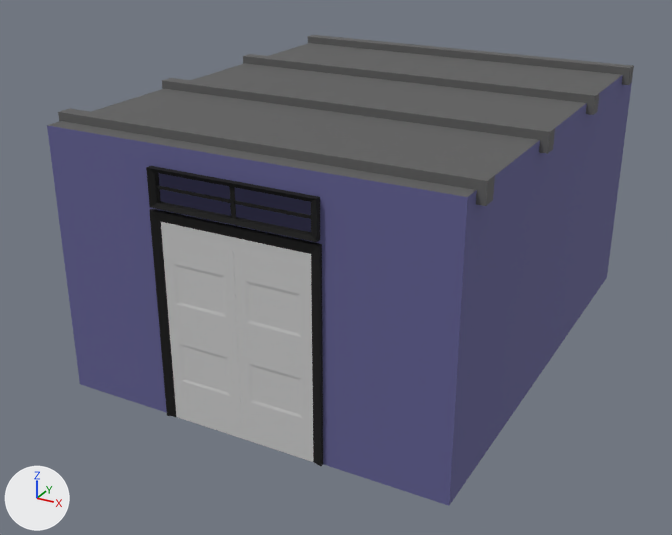
An edit to the FBX model LastNightOfJohnDoe/Assets/FBX/Rooms/Hall_GEO.FBX, drawn before and after from the same camera.
Camera for both pictures: a 50 mm lens placed at (-2.44, -6.12, 5.45), pointed at (-7.44, 2.97, 0.91). Arrows for +X, +Y and +Z are at lower left; the lights stay in place. Where no turn or scale is listed for an object, it has been applied to the vertices. Vertices at the same position are counted once.

The scene before the commit, as lines of its bpy script (objects in view):
```python
me_mesh = bpy.data.meshes.new('Mesh')
me_mesh.from_pydata(...)  # 12 vertices, 9 faces; spans x -2.68..1.82, y -2.91..2.91, z 0.0..3.0
# faces by material slot: [7, 1, 1]
me_mesh.materials.append(mat_paredes_mat)  # its picture is missing
me_mesh.materials.append(mat_suelo_mat)  # its picture is missing
me_mesh.materials.append(mat_techo_mat)  # its picture is missing
me_mesh_004 = bpy.data.meshes.new('Mesh.004')
me_mesh_004.from_pydata(...)  # 192 vertices, 312 faces; spans x -2.06..-0.17, y -0.03..0.14, z 0.0..2.34
# faces by material slot: [28, 36, 96, 136, 16]
me_mesh_004.materials.append(mat_material__1146)  # light grey #cacaca
me_mesh_004.materials.append(mat_marco_mat)  # black #000000
me_mesh_004.materials.append(mat_material__1148)  # light grey #cacaca
me_mesh_004.materials.append(mat_material__1150)  # light grey #cacaca
me_mesh_004.materials.append(mat_material__1151)  # light grey #cacaca
me_mesh_005 = bpy.data.meshes.new('Mesh.005')
me_mesh_005.from_pydata(...)  # a box spanning x -5.59..-0.98, y -2.71..-2.54, z 2.88..3.09; a box spanning x -5.59..-0.98, y -4.38..-4.21, z 2.88..3.09; a box spanning x -5.59..-0.98, y -6.05..-5.89, z 2.88..3.09; a box spanning x -5.59..-0.98, y -7.73..-7.56, z 2.88..3.09
me_mesh_005.materials.append(mat_techo_mat)  # its picture is missing
ob_door_002 = bpy.data.objects.new('Door_002', me_mesh_004)
ob_door_002.location = (-6.06, 0.48, 0.0)
ob_hall_geo = bpy.data.objects.new('Hall_GEO', me_mesh)
ob_hall_geo.location = (-6.71, 3.41, 0.0)
ob_object003 = bpy.data.objects.new('Object003', me_mesh_005)
ob_object003.location = (-3.83, 8.42, 0.0)
# also in view: 'VENTANA_GEO007' at (-7.16, 0.49, 2.57)
```
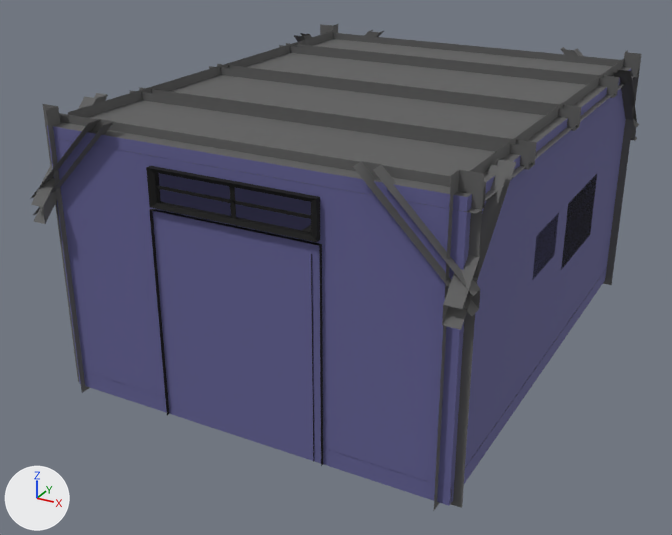
The change, as a diff of the scene's bpy script:
```diff
--- a/LastNightOfJohnDoe/Assets/FBX/Rooms/Hall_GEO.FBX.py
+++ b/LastNightOfJohnDoe/Assets/FBX/Rooms/Hall_GEO.FBX.py
@@ mat_alfomfra_01_mat @@
+mat_alfomfra_01_mat = principled_material('Alfomfra_01_MAT')
+mat_alfomfra_01_mat.base_color = (0.0314, 0.0314, 0.0314)  # black #323232
+mat_alfomfra_01_mat.roughness = 0.859
@@ me_mesh_004 @@
 # used by ob_door_002; location = (-6.06, 0.48, 0.0)
-me_mesh_004.from_pydata(...)  # 192 vertices, 312 faces; spans x -2.06..-0.17, y -0.03..0.14, z 0.0..2.34
+me_mesh_004.from_pydata(...)  # 150 vertices, 218 faces; spans x -2.06..-0.17, y -0.03..0.14, z 0.0..2.34
+# me_mesh_004 part 1
+# 42 vertices are removed from x -1.96..-0.38, y 0.0..0.06, z 0.0..2.22
+# 101 faces are deleted
+# 7 new faces join them, mat_material__1150 (light grey #cacaca)
 me_mesh_004.materials.append(mat_material__1146)
@@ me_mesh_004 @@
 me_mesh_004.materials.append(mat_material__1150)
-me_mesh_004.materials.append(mat_material__1151)  # light grey #cacaca
@@ me_mesh_008 @@
+me_mesh_008.from_pydata(...)  # 12 vertices, 10 faces; spans x -0.072..0.0, y -0.631..0.631, z -0.403..0.403
+# faces by material slot: [9, 1]
+me_mesh_008.materials.append(mat_marco_mat)  # black #000000
+me_mesh_008.materials.append(mat_alfomfra_01_mat)  # black #323232
@@ me_mesh_005_1 @@
+me_mesh_005_1.from_pydata(...)  # 136 vertices, 98 faces; spans x -5.82..-0.93, y -8.16..-1.83, z -0.06..3.18
+me_mesh_005_1.materials.append(mat_techo_mat)  # its picture is missing
@@ me_mesh_010 @@
+me_mesh_010.from_pydata(...)  # 24 vertices, 20 faces; spans x -0.07..0.0, y -0.21..1.44, z -0.35..0.42
+# faces by material slot: [18, 2]
+me_mesh_010.materials.append(mat_marco_mat)  # black #000000
+me_mesh_010.materials.append(mat_alfomfra_01_mat)  # black #323232
@@ ob_object003 @@
-ob_object003 = bpy.data.objects.new('Object003', me_mesh_005)
-ob_object003.location = (-3.83, 8.42, 0.0)
@@ ob_box001 @@
+ob_box001 = bpy.data.objects.new('Box001', me_mesh_008)
+ob_box001.location = (-4.89, 4.32, 1.54)
@@ ob_vigas_hall @@
+ob_vigas_hall = bpy.data.objects.new('Vigas_Hall', me_mesh_005_1)
+ob_vigas_hall.location = (-3.83, 8.42, 0.0)
@@ ob_box002 @@
+ob_box002 = bpy.data.objects.new('Box002', me_mesh_010)
+ob_box002.location = (-4.89, 1.89, 1.54)
```

Where the change shows, as pixel boxes [x1, y1, x2, y2] in the pictures (672 x 535 px):
'Vigas_Hall', added: after [31, 24, 642, 510]
'Object003', deleted: before [58, 35, 634, 206]
'Box001', added (black): after [561, 175, 597, 269]
'Box002', added: after [532, 216, 558, 280]
part 1 of me_mesh_004, cut back: before [150, 210, 321, 466]
